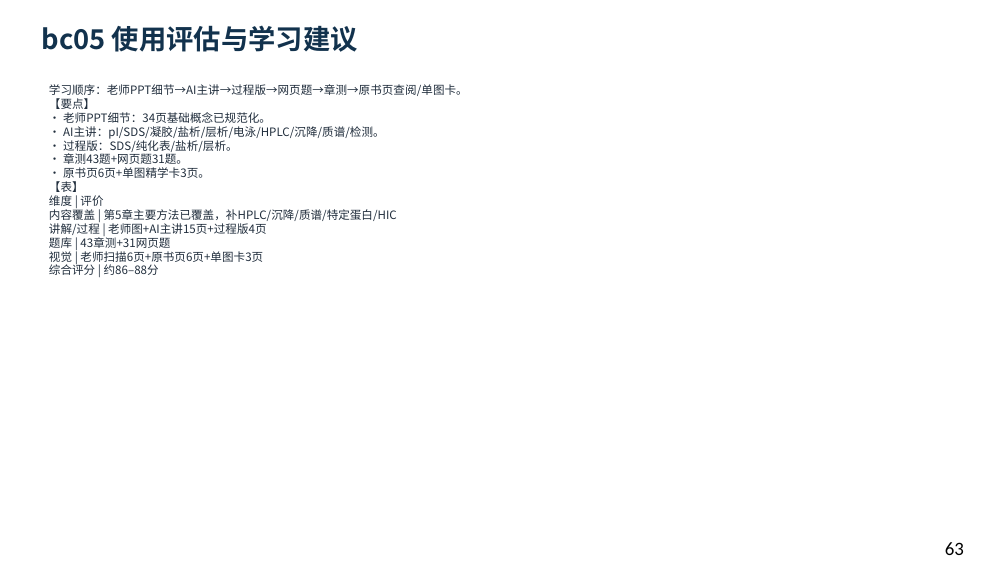
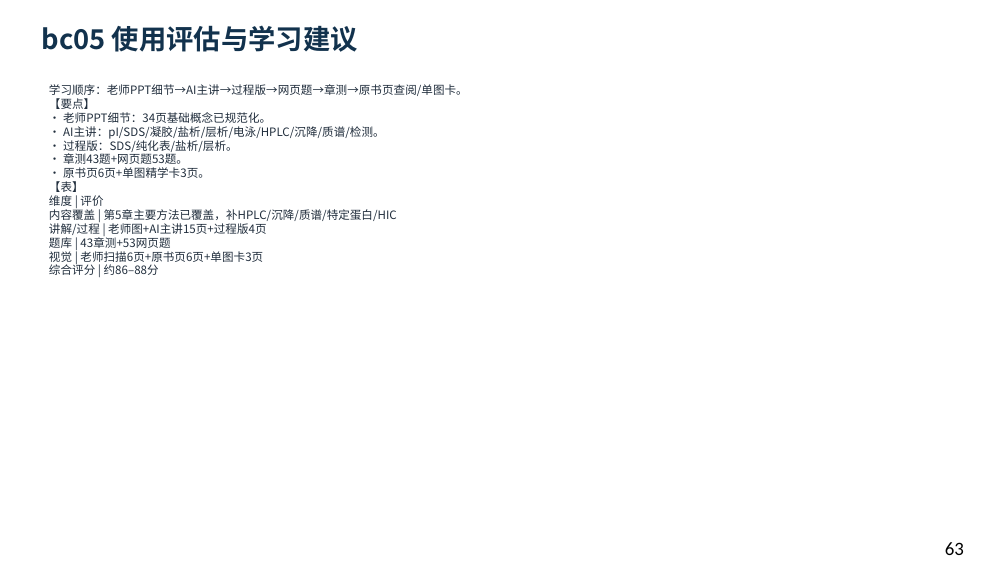
Before and after one commit to newkan-li/Biochemistry, a slide deck: slide 63 of downloads/bc05-ai-style.pptx. Drawn at 1008x567 pixels with LibreOffice and Linux fonts; fonts in the diff are those of the drawing. Boxes give left, top, right and bottom in pixels: in the first picture for what was removed or moved away, otherwise in the second. Text is boxed around its words. In the diff, an @@ line names an element or a change of style, - is before the commit and + after.

```diff
--- a/downloads/bc05-ai-style.pptx
+++ b/downloads/bc05-ai-style.pptx
@@ text at (x1=49, y1=84, x2=468, y2=275): text changed @@
-学习顺序：老师PPT细节→AI主讲→过程版→网页题→章测→原书页查阅/单图卡。
-【要点】
-• 老师PPT细节：34页基础概念已规范化。
-• AI主讲：pI/SDS/凝胶/盐析/层析/电泳/HPLC/沉降/质谱/检测。
-• 过程版：SDS/纯化表/盐析/层析。
-• 章测43题+网页题31题。
-• 原书页6页+单图精学卡3页。
-【表】
-维度 | 评价
-内容覆盖 | 第5章主要方法已覆盖，补HPLC/沉降/质谱/特定蛋白/HIC
-讲解/过程 | 老师图+AI主讲15页+过程版4页
-题库 | 43章测+31网页题
-视觉 | 老师扫描6页+原书页6页+单图卡3页
-综合评分 | 约86–88分
+学习顺序：老师PPT细节→AI主讲→过程版→网页题→章测→原书页查阅/单图卡。
+【要点】
+• 老师PPT细节：34页基础概念已规范化。
+• AI主讲：pI/SDS/凝胶/盐析/层析/电泳/HPLC/沉降/质谱/检测。
+• 过程版：SDS/纯化表/盐析/层析。
+• 章测43题+网页题53题。
+• 原书页6页+单图精学卡3页。
+【表】
+维度 | 评价
+内容覆盖 | 第5章主要方法已覆盖，补HPLC/沉降/质谱/特定蛋白/HIC
+讲解/过程 | 老师图+AI主讲15页+过程版4页
+题库 | 43章测+53网页题
+视觉 | 老师扫描6页+原书页6页+单图卡3页
+综合评分 | 约86–88分
```
Also in this commit, not shown: 6 other files.
